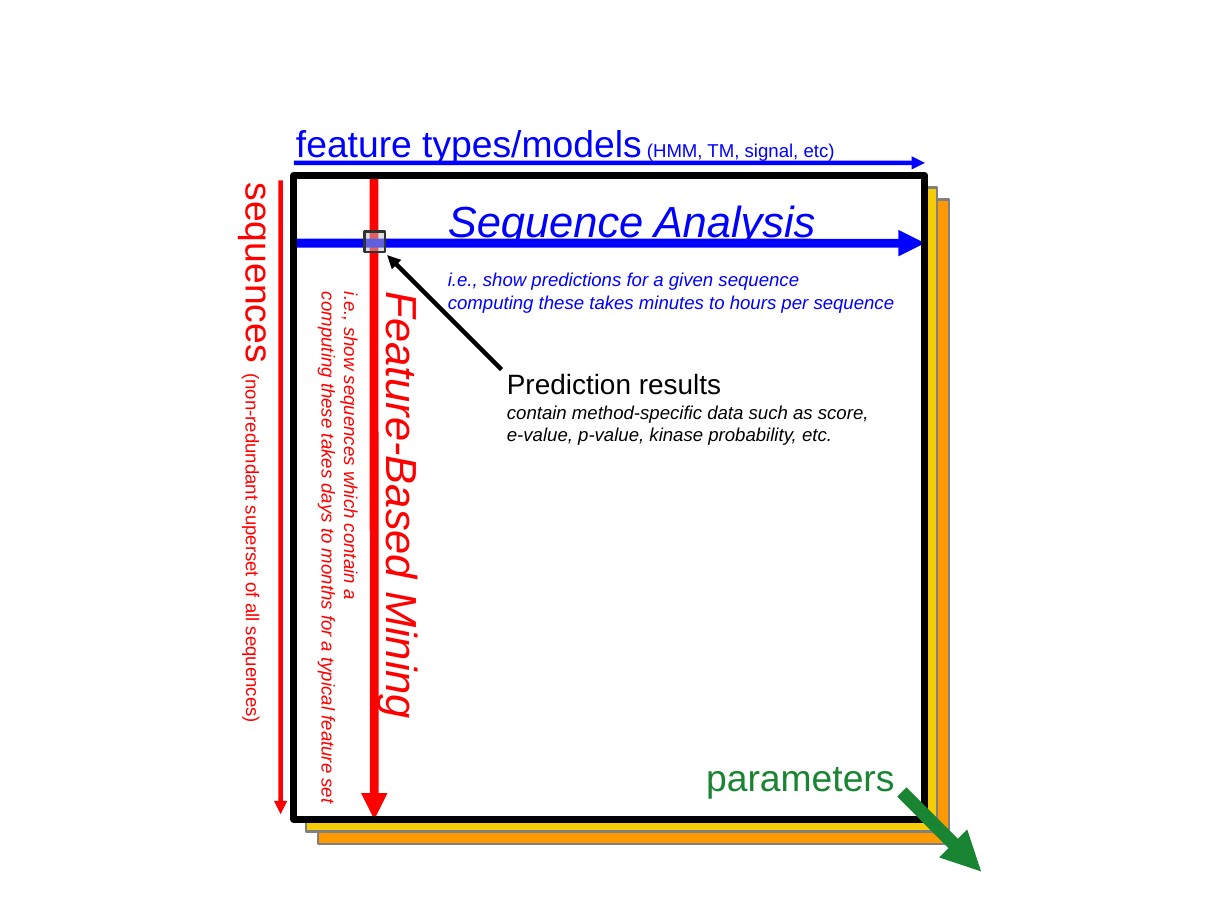
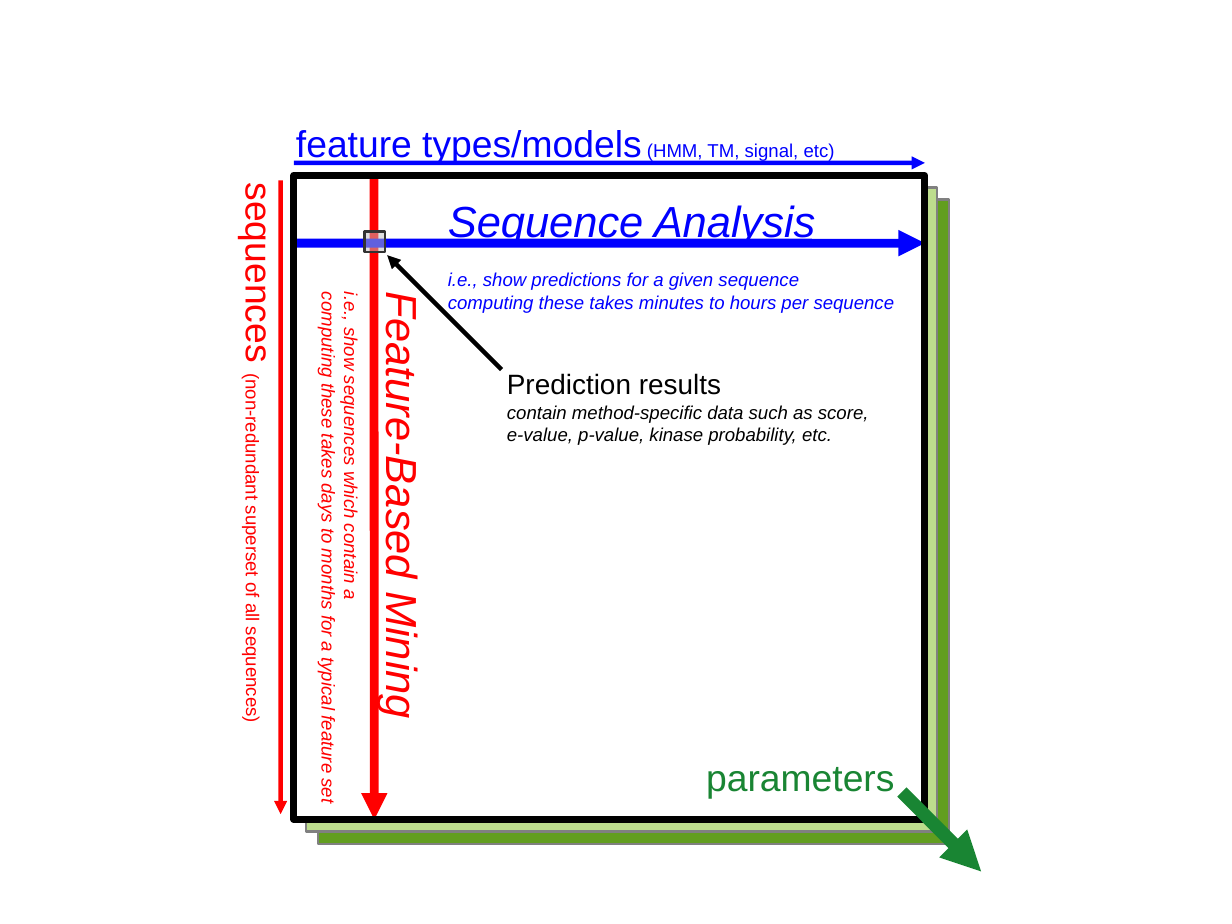
Before and after one commit to unison/unison, a slide deck: slide 1 of misc/graphics/results-cube.odp. Drawn at 1232x924 pixels with LibreOffice and Linux fonts; fonts in the diff are those of the drawing. Boxes give left, top, right and bottom in pixels: in the first picture for what was removed or moved away, otherwise in the second. Text is boxed around its words. In the diff, an @@ line names an element or a change of style, - is before the commit and + after.

```diff
--- a/misc/graphics/results-cube.odp
+++ b/misc/graphics/results-cube.odp
@@ rectangle at (x1=306, y1=188, x2=938, y2=832): fill #F5CC06 to #BDDD8D @@
@@ rectangle at (x1=319, y1=200, x2=950, y2=844): fill #FF9900 to #629E1F @@
```
Also in this commit, not shown: 17 other files.
